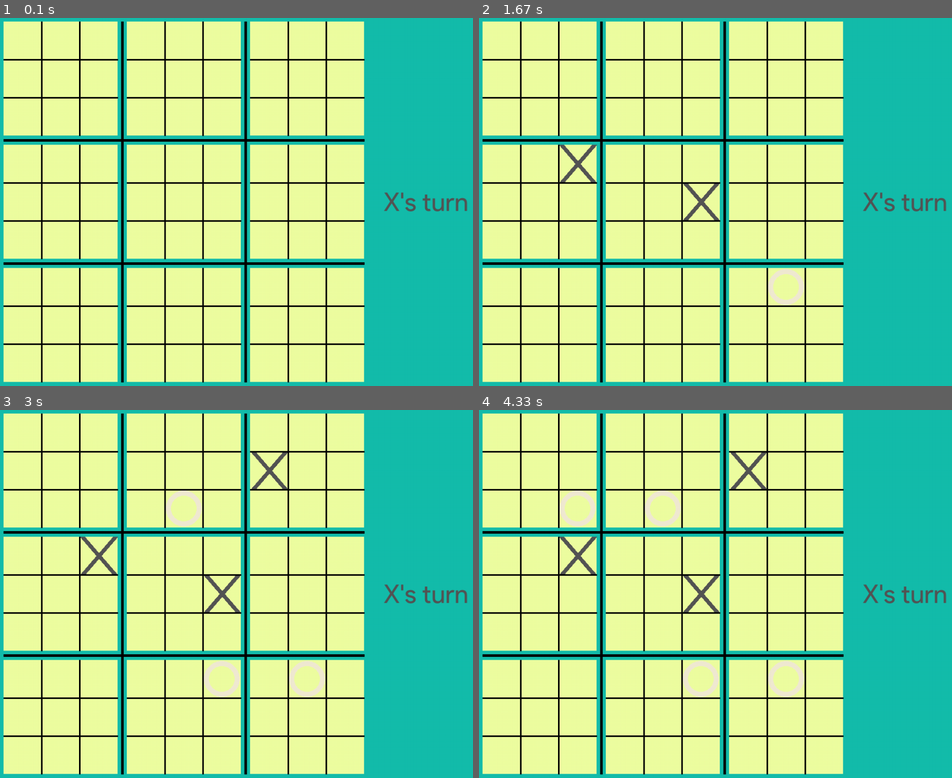
Above: before the commit, frames 1-4 (two rows, left to right).
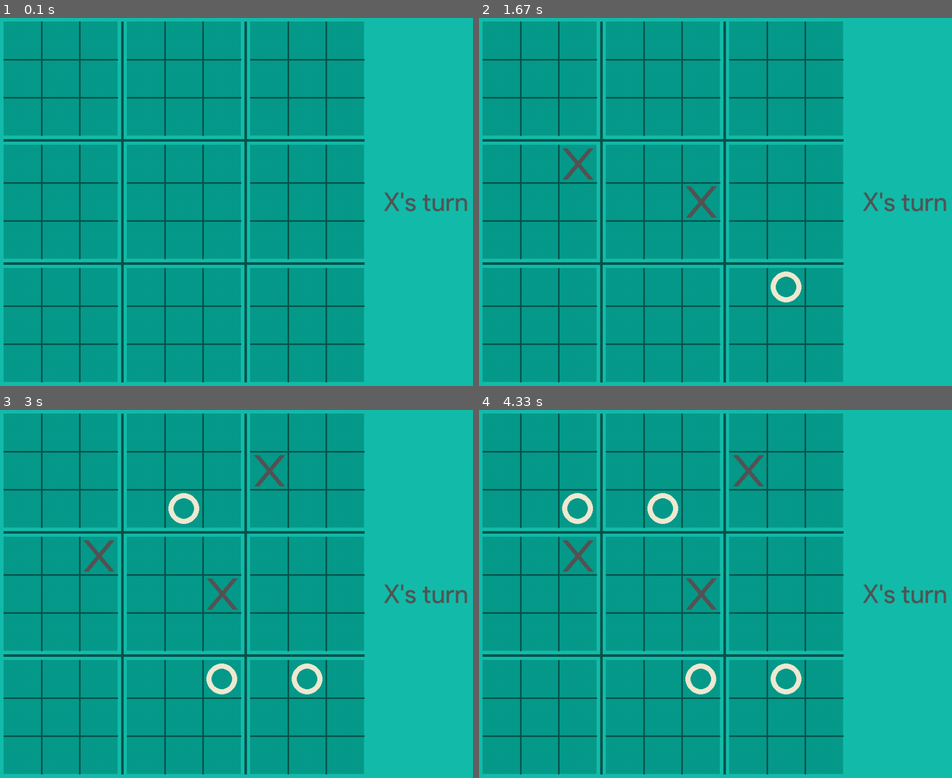
Above: after the commit, the same moments.

Repository: moderateblue/ultimate-tictactoe-using-AI
Game: pygame game, started from pygame_ttt.py
Same seed, same stepped clock (60 frames per second), same inputs: the game is played once before the commit and once after it.
Inputs (mouse positions are in pixels of both pictures, inside the frame that each line leads up to):
- Up to frame 1 (0.1 s): no input
- Up to frame 2 (1.67 s): click (701, 216) at 0.38 s; click (767, 282) at 0.72 s; click (568, 146) at 1.05 s; click (895, 330) at 1.38 s
- Up to frame 3 (3 s): click (250, 468) at 1.72 s; click (217, 689) at 2.05 s; click (227, 531) at 2.38 s; click (170, 516) at 2.72 s
- Up to frame 4 (4.33 s): click (847, 560) at 3.05 s; click (871, 586) at 3.38 s; click (819, 527) at 3.72 s; click (578, 524) at 4.05 s

The runs differ from the first frame. In frame 1, 70% of the frame differs, in the area x 0-78%, y 0-100%; in frame 2, 70%; in frame 3, 69%; in frame 4, 69%.

Commit message:
more visual/color changes

Diff:
--- a/pygame_ttt.py
+++ b/pygame_ttt.py
@@ -17,15 +17,17 @@
 
 #colors
 CYAN = (20, 189, 172)
-AQUAMARINE = (3, 252, 182)
+DARKCYAN = (6, 84, 76)
+AQUAMARINE = (8, 156, 140)
 BLACK = (0, 0, 0)
 GRAY = (84, 84, 84)
 WHITE = (242, 235, 211)
-YELLOW = (239, 255, 161)
+TRANSPARENT = (0, 0, 0, 0)
 
-grid_colors = [YELLOW, YELLOW, YELLOW,
-               YELLOW, YELLOW, YELLOW,
-               YELLOW, YELLOW, YELLOW]
+
+grid_colors = [AQUAMARINE, AQUAMARINE, AQUAMARINE,
+               AQUAMARINE, AQUAMARINE, AQUAMARINE,
+               AQUAMARINE, AQUAMARINE, AQUAMARINE]
 
 '''-------------------Game Code-------------------'''
 
@@ -47,17 +49,20 @@
 def draw_o(big, small):
     circlex = ((big - 1) % 3) * 240 + ((small - 1) % 3) * 74 + 9 + 37
     circley = ((big - 1) // 3) * 240 + ((small - 1) // 3) * 74 + 9 + 37
-    pygame.draw.circle(pieces, WHITE, (circlex, circley), 35, 10)
+    pygame.draw.circle(pieces, WHITE, (circlex, circley), 30, 10)
 
 def draw_x(big, small):
     #tl = top left, br = bottom right
     #tr = top right, bl = bottom left
 
-    tl = (((big - 1) % 3) * 240 + ((small - 1) % 3) * 74 + 9 + 5, ((big - 1) // 3) * 240 + ((small - 1) // 3) * 74 + 9)
-    br = (((big - 1) % 3) * 240 + ((small - 1) % 3) * 74 + 9 + 74 - 5, ((big - 1) // 3) * 240 + ((small - 1) // 3) * 74 + 9 + 74)
+    # +-5 is to make sure the line drew doesn't exceed the square
+    # +-7 is to make the overall size smaller
 
-    tr = (((big - 1) % 3) * 240 + ((small - 1) % 3) * 74 + 9 + 74 - 5, ((big - 1) // 3) * 240 + ((small - 1) // 3) * 74 + 9)
-    bl = (((big - 1) % 3) * 240 + ((small - 1) % 3) * 74 + 9 + 5, ((big - 1) // 3) * 240 + ((small - 1) // 3) * 74 + 9 + 74)
+    tl = (((big - 1) % 3) * 240 + ((small - 1) % 3) * 74 + 9 + (5 + 7) , ((big - 1) // 3) * 240 + ((small - 1) // 3) * 74 + 9 + (7))
+    br = (((big - 1) % 3) * 240 + ((small - 1) % 3) * 74 + 9 + 74 - (5 + 7), ((big - 1) // 3) * 240 + ((small - 1) // 3) * 74 + 9 + 74 - (7))
+
+    tr = (((big - 1) % 3) * 240 + ((small - 1) % 3) * 74 + 9 + 74 - (5 + 7), ((big - 1) // 3) * 240 + ((small - 1) // 3) * 74 + 9 + (7))
+    bl = (((big - 1) % 3) * 240 + ((small - 1) % 3) * 74 + 9 + 5 + (7), ((big - 1) // 3) * 240 + ((small - 1) // 3) * 74 + 9 + 74 - (7))
 
     pygame.draw.line(pieces, GRAY, tl, br, 10)
     pygame.draw.line(pieces, GRAY, tr, bl, 10)
@@ -100,11 +105,11 @@
                         draw_o(large_coord, small_coord)
 
                 if toggle:
-                    grid_colors[0:8] = [AQUAMARINE for x in grid_colors[0:8]]
+                    grid_colors[0:8] = [TRANSPARENT for x in grid_colors[0:8]]
                     print(grid_colors)
                     toggle = not toggle
                 else:
-                    grid_colors[0:8] = [YELLOW for x in grid_colors[0:8]]
+                    grid_colors[0:8] = [AQUAMARINE for x in grid_colors[0:8]]
                     toggle = not toggle
                 turn = not turn
 
@@ -124,18 +129,18 @@
     #each small square is 74 (no margin)
     #ex first row of pixels is 9 + 222 (= 74 * 3) + 9 + 9 + 222 + 9 + 9 + 222 + 9 = 720
 
-    pygame.draw.line(lines, BLACK, [9 + 222 + 9, 9], [9 + 222 + 9, 711], width=5)
-    pygame.draw.line(lines, BLACK, [27 + 444 + 9, 9], [27 + 444 + 9, 711], width=5)
-    pygame.draw.line(lines, BLACK, [9, 9 + 222 + 9], [711, 9 + 222 + 9], width=5)
-    pygame.draw.line(lines, BLACK, [9, 27 + 444 + 9], [711, 27 + 444 + 9], width=5)
+    pygame.draw.line(lines, DARKCYAN, [9 + 222 + 9, 9], [9 + 222 + 9, 711], width=5)
+    pygame.draw.line(lines, DARKCYAN, [27 + 444 + 9, 9], [27 + 444 + 9, 711], width=5)
+    pygame.draw.line(lines, DARKCYAN, [9, 9 + 222 + 9], [711, 9 + 222 + 9], width=5)
+    pygame.draw.line(lines, DARKCYAN, [9, 27 + 444 + 9], [711, 27 + 444 + 9], width=5)
 
     for i in range(3):
         for j in range(3):
             pygame.draw.rect(sboards, grid_colors[(i+1) * (j+1) - 1], [9 + 18 * j + 222 * j, 9 + 18 * i + 222 * i, 222, 222])
-            pygame.draw.line(lines, BLACK, [9 + 74 + 240 * j, 9 + 240 * i], [9 + 74 + 240 * j, 9 + 240 * i + 222], width=3)
-            pygame.draw.line(lines, BLACK, [9 + 148 + 240 * j, 9 + 240 * i], [9 + 148 + 240 * j, 9 + 240 * i + 222], width=3)
-            pygame.draw.line(lines, BLACK, [9 + 240 * i, 9 + 74 + 240 * j], [9 + 240 * i + 222, 9 + 74 + 240 * j], width=3)
-            pygame.draw.line(lines, BLACK, [9 + 240 * i, 9 + 148 + 240 * j], [9 + 240 * i + 222, 9 + 148 + 240 * j], width=3)
+            pygame.draw.line(lines, DARKCYAN, [9 + 74 + 240 * j, 9 + 240 * i], [9 + 74 + 240 * j, 9 + 240 * i + 222], width=3)
+            pygame.draw.line(lines, DARKCYAN, [9 + 148 + 240 * j, 9 + 240 * i], [9 + 148 + 240 * j, 9 + 240 * i + 222], width=3)
+            pygame.draw.line(lines, DARKCYAN, [9 + 240 * i, 9 + 74 + 240 * j], [9 + 240 * i + 222, 9 + 74 + 240 * j], width=3)
+            pygame.draw.line(lines, DARKCYAN, [9 + 240 * i, 9 + 148 + 240 * j], [9 + 240 * i + 222, 9 + 148 + 240 * j], width=3)
 
 
     font = pygame.font.Font("Product Sans Regular.ttf", 50)
--- a/tempCodeRunnerFile.py
+++ b/tempCodeRunnerFile.py
@@ -1,3 +1 @@
-    pygame.display.flip()
-    screen.blit(sboards, (0, 0))
-    pygame.display.flip()
+AQUAMARINE
